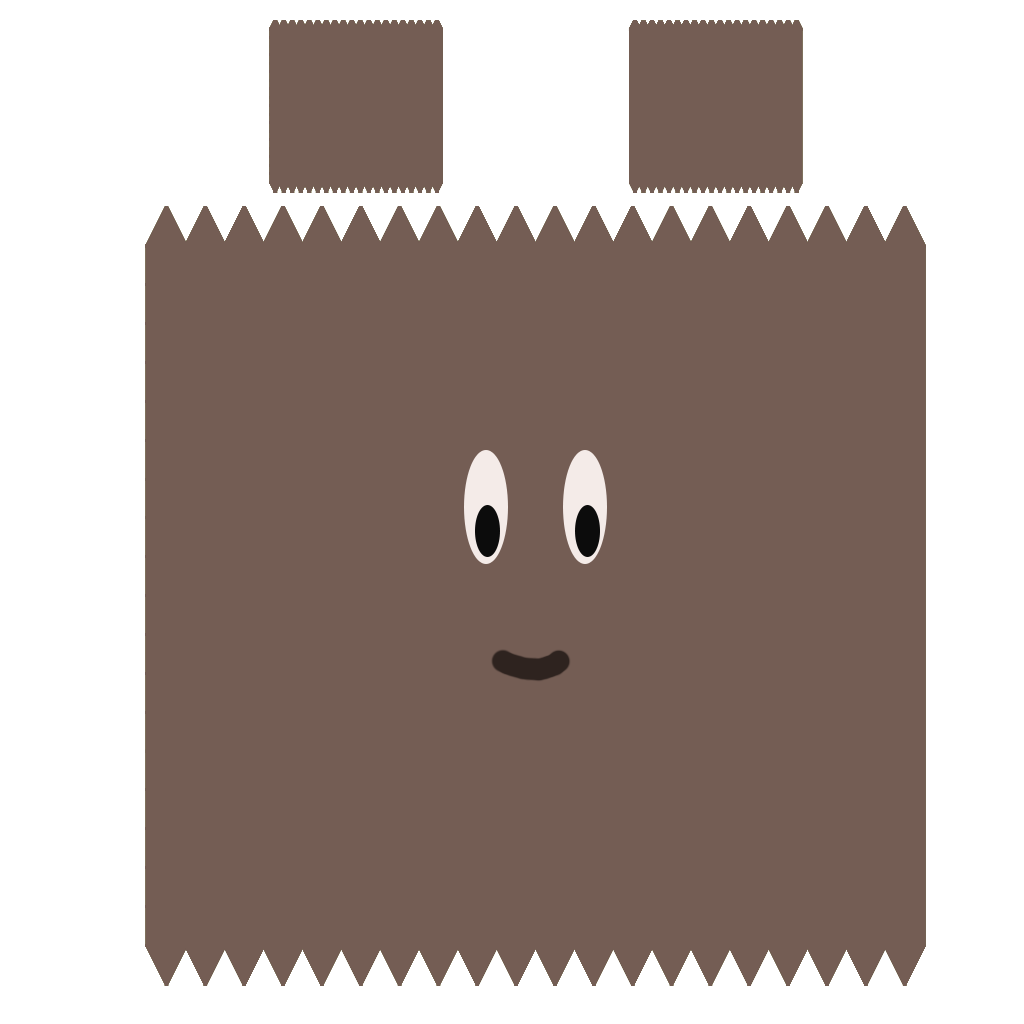
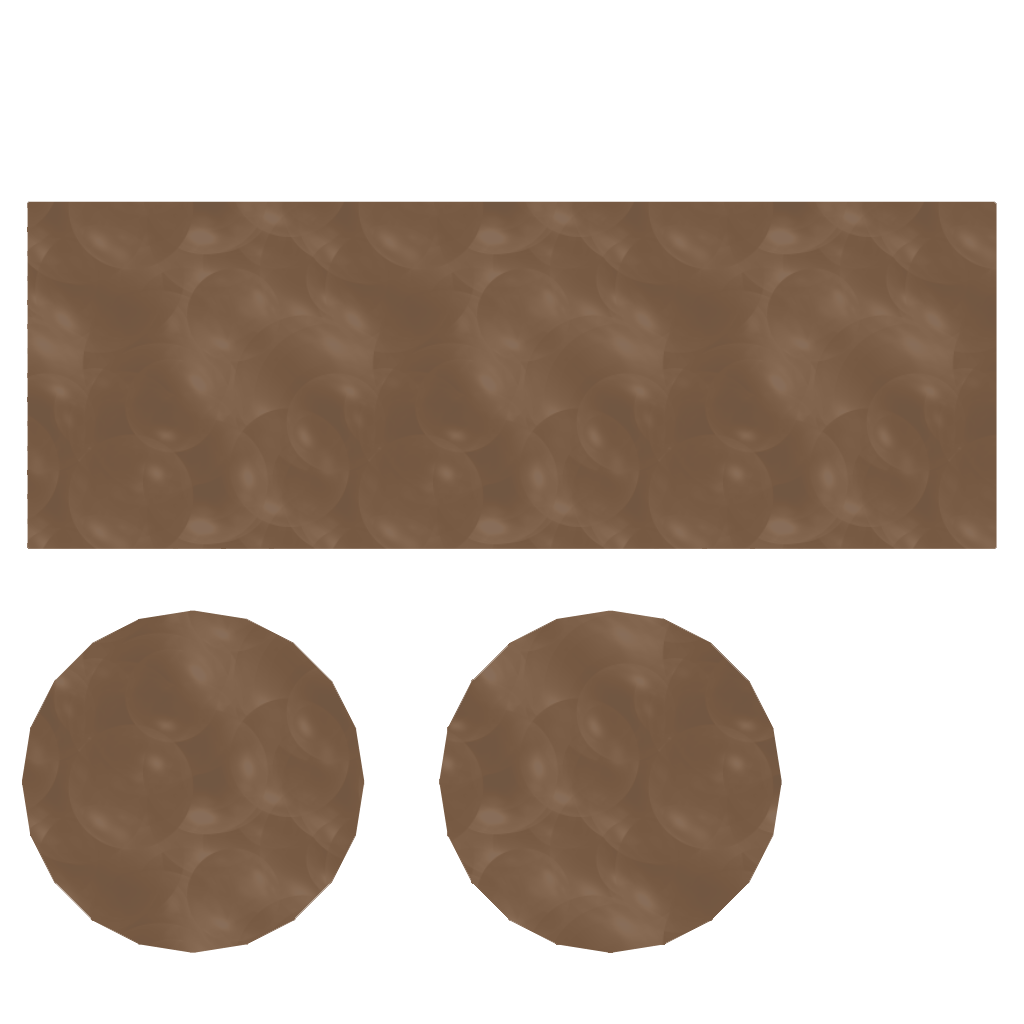
Layers edited between the first and the second w=1024, h=1024 image:
removed group "Base" (8 layers) over [145, 20, 926, 986]
removed layer "R Hand" (1st of 2, in "Base") from group "Base" over [628, 20, 803, 193]
removed layer "L Hand" (1st of 2, in "Base") from group "Base" over [269, 20, 443, 193]
removed layer "Right iris" from group "Base" over [575, 505, 600, 557]
removed layer "Right eye" from group "Base" over [563, 450, 607, 564]
removed layer "Left iris" from group "Base" over [475, 505, 500, 557]
removed layer "Left eye" from group "Base" over [464, 450, 508, 564]
removed layer "Mouth" from group "Base" over [490, 648, 571, 682]
moved "Body" (1st of 2, in "UV") into group "UV", painted on it over [30, 204, 994, 985]
removed layer "L Hand" (2nd of 2, in "UV") from group "UV" over [270, 21, 442, 192]
removed layer "R Hand" (2nd of 2, in "UV") from group "UV" over [629, 21, 802, 192]
added layer "Bottom" (2nd of 2, in "Base") in group "Base" over [439, 610, 782, 953]
added layer "Top" (2nd of 2, in "Base") in group "Base" over [22, 610, 365, 953]
moved "Body" (2nd of 2, in "Base") into group "Base", painted on it over [27, 201, 997, 986]
